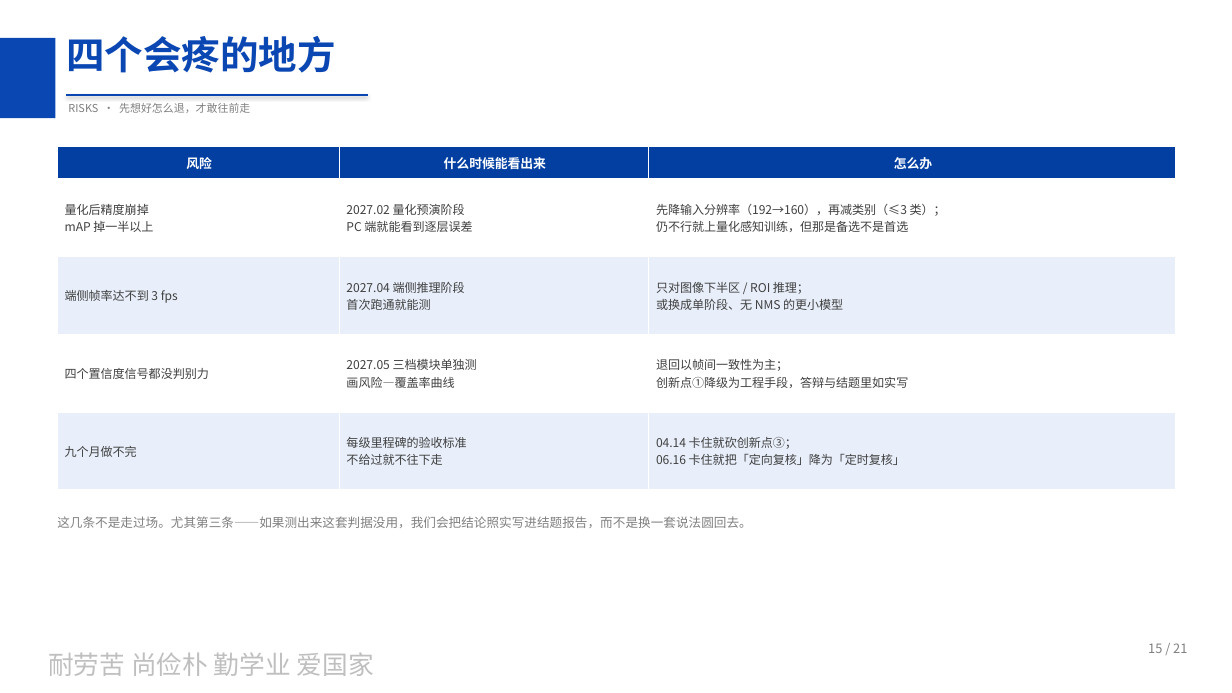
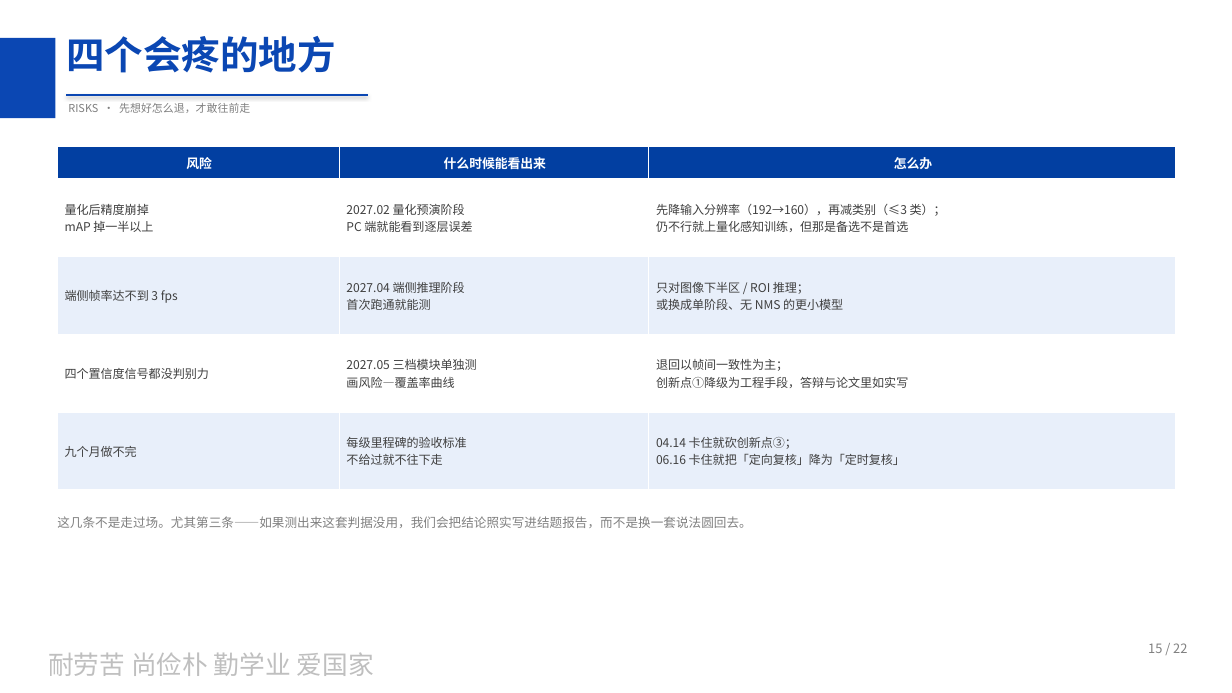
Before and after one commit to peach-ai280/srtp-tiny-detect-car, a slide deck: slide 15 of docs/01_立项/立项答辩_20261020.pptx. Drawn at 1232x693 pixels with LibreOffice and Linux fonts; fonts in the diff are those of the drawing; background and template pictures are left out. Boxes give left, top, right and bottom in pixels: in the first picture for what was removed or moved away, otherwise in the second. Text is boxed around its words. In the diff, an @@ line names an element or a change of style, - is before the commit and + after.

```diff
--- a/docs/01_立项/立项答辩_20261020.pptx
+++ b/docs/01_立项/立项答辩_20261020.pptx
@@ table at (57,146,1176,490) @@
-row 4, column 3: 退回以帧间一致性为主； 创新点①降级为工程手段，答辩与结题里如实写
+row 4, column 3: 退回以帧间一致性为主； 创新点①降级为工程手段，答辩与论文里如实写
@@ text at (1148,643,1187,653): text changed @@
-15 / 21
+15 / 22
```
Also in this commit, not shown: 13 other slides changed, 1 slide added, 2 other files.
